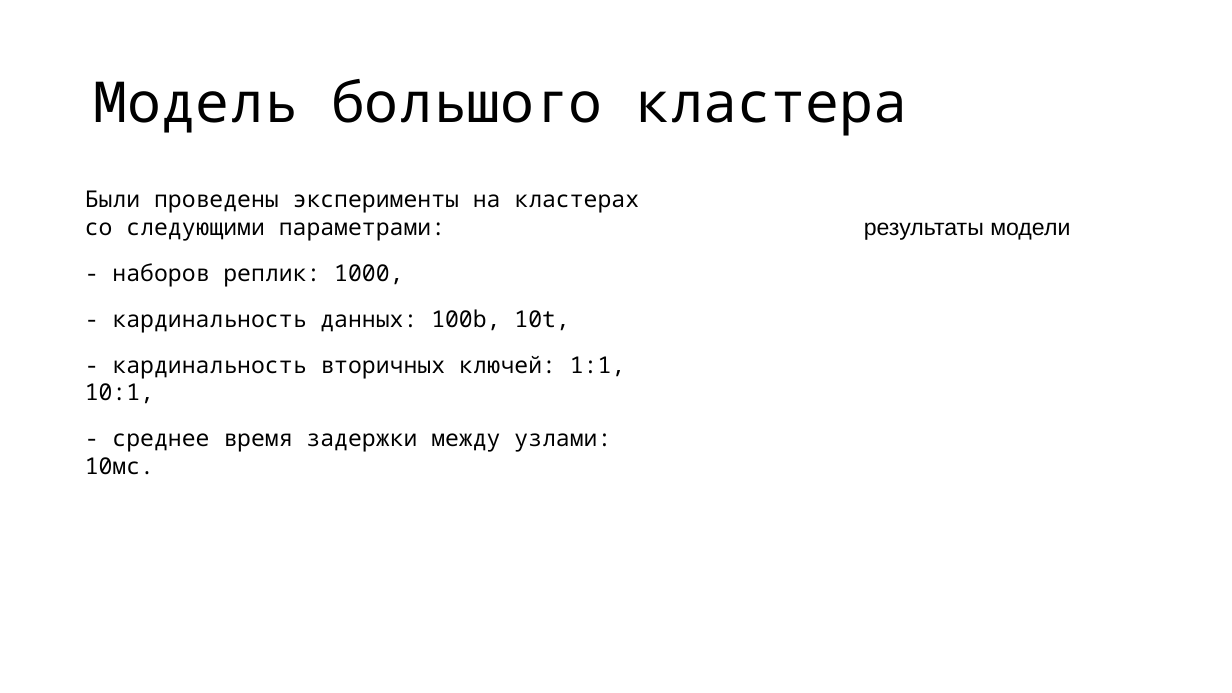
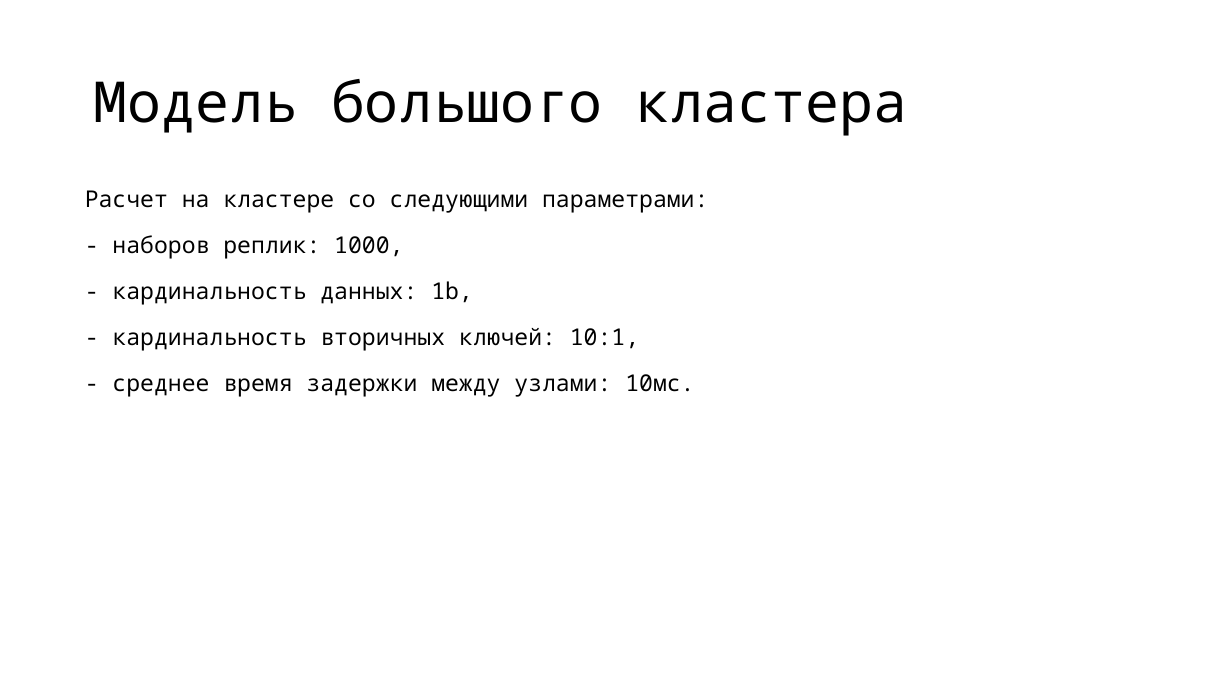
Before and after one commit to vitosotdihaet/pind, a slide deck: slide 17 of presentation.odp (slide 14 before the commit). Drawn at 1232x693 pixels with LibreOffice and Linux fonts; fonts in the diff are those of the drawing. Boxes give left, top, right and bottom in pixels: in the first picture for what was removed or moved away, otherwise in the second. Text is boxed around its words. In the diff, an @@ line names an element or a change of style, - is before the commit and + after.

Commit message:
presentation update

```diff
--- a/presentation.odp
+++ b/presentation.odp
@@ text at (x1=85, y1=190, x2=708, y2=213): text changed @@
-Были проведены эксперименты на кластерах со следующими параметрами:
+Расчет на кластере со следующими параметрами:
@@ text removed at (x1=864, y1=222, x2=1070, y2=240) @@
-результаты модели
@@ text at (x1=112, y1=281, x2=639, y2=351): text changed @@
-- кардинальность данных: 100b, 10t,
-- кардинальность вторичных ключей: 1:1, 10:1,
+- кардинальность данных: 1b,
+- кардинальность вторичных ключей: 10:1,
```
Also in this commit, not shown: 6 other slides changed, 6 slides added, 1 slide removed, 2 other files.
